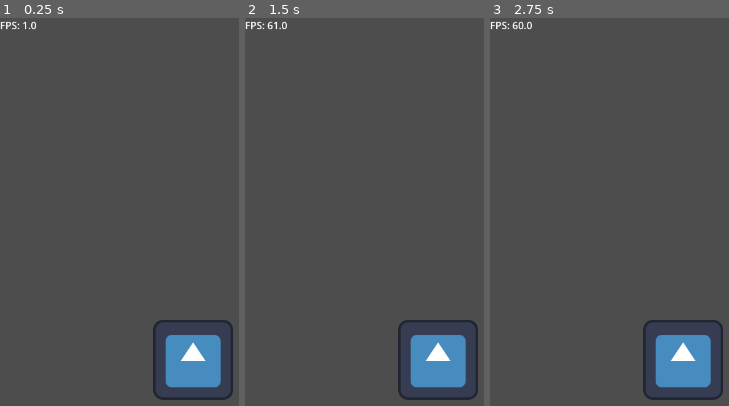
Above: before the commit, frames 1-3 (left to right).
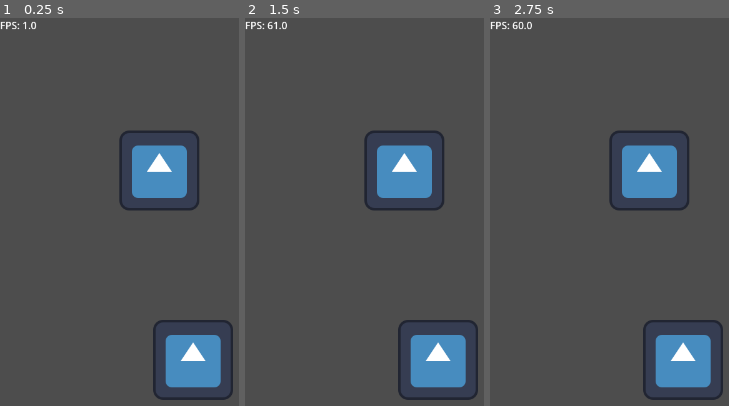
Above: after the commit, the same moments.

Repository: DragonBoyXVI/XVI-Fast-Fall
Game: Godot game, scene res://GameWindow/game_window.tscn
Two runs of this game, one before a commit and one after it. Both use one fixed random seed, a clock stepped at 60 frames per second and the inputs below. The engine's default icon, where the game draws it, is replaced by a stand-in: a white triangle on a blue panel in a dark square.
Inputs:
- Up to frame 1 (0.25 s): no input
- Up to frame 2 (1.5 s): tap Enter (Accept) at 0.5, 0.6, 1.25 s; hold D (Move Right) 0.53-1.28 s; hold S (Move Down) from 1.28 s (still down); tap Shift (Special) at 1.35 s
- Up to frame 3 (2.75 s): tap Enter (Accept) at 2, 2.1 s; release S (Move Down) at 2.03 s; hold D (Move Right) from 2.03 s (still down)

The runs differ from the first frame. In frame 1, 3.9% of the frame differs, in the area x 49-84%, y 29-50%; in frame 2, 3.9%; in frame 3, 3.9%.
Error after the commit: Parse Error: Identifier "XVIFuncs" not declared in the current scope. (res://Movement/MovementComponent.gd:52)

Commit message:
basic moving player:

Diff:
--- a/Movement/MovementComponent.gd
+++ b/Movement/MovementComponent.gd
@@ -58,13 +58,13 @@
 
 	var velocity_delta: float = delta;
 	const TURN_LIMIT: float = PI * 0.5;
-	if ( absf( target_velocity.angle_to( _current_velocity ) ) > TURN_LIMIT ):
+	if ( absf( target_velocity.angle_to( _current_velocity ) ) < TURN_LIMIT ):
 		velocity_delta *= acceleration;
 	else:
 		velocity_delta *= decerleration;
 
 	_current_velocity = _current_velocity.move_toward( target_velocity, velocity_delta );
-	target_node.translate( _current_velocity );
+	target_node.translate( _current_velocity * delta );
 
 
 func hard_stop() -> void:
--- a/Player/States/player_state_free.gd
+++ b/Player/States/player_state_free.gd
@@ -6,5 +6,7 @@
 @export var _movement: MovementComponent;
 
 
-func _physics_process( _delta: float ) -> void:
-	pass
+func _physics_process( delta: float ) -> void:
+
+	var input_dir: Vector2 = InputNames.Move.get_dir();
+	_movement.velocity_dir = input_dir;
--- a/Player/player.gd
+++ b/Player/player.gd
@@ -3,3 +3,7 @@
 
 
 const STATE_FREE := &"PlayerStateFree";
+
+
+func _physics_process( delta: float ) -> void:
+	position = position.clamp( Vector2.ZERO, Consts.SCREEN_SIZE );
--- a/Player/player.tscn
+++ b/Player/player.tscn
@@ -4,6 +4,7 @@
 [ext_resource type="Texture2D" uid="uid://b4lk8m31rrhj6" path="res://icon.svg" id="1_l8h54"]
 [ext_resource type="Script" uid="uid://da7mvybob7fwr" path="res://Movement/MovementComponent.gd" id="2_4ntmi"]
 [ext_resource type="Script" uid="uid://c1v720exdvjg1" path="res://DragonXVI-Godot/StateMachines/state_machine.gd" id="3_btcbx"]
+[ext_resource type="Script" uid="uid://bhxonk7oejdcf" path="res://Player/States/player_state_free.gd" id="5_k53q1"]
 
 [node name="Player" type="Node2D" unique_id=1428343973]
 script = ExtResource("1_gwnis")
@@ -16,6 +17,13 @@
 target_node = NodePath("..")
 metadata/_custom_type_script = "uid://da7mvybob7fwr"
 
-[node name="StateMachine" type="Node" parent="." unique_id=826368200]
+[node name="StateMachine" type="Node" parent="." unique_id=826368200 node_paths=PackedStringArray("_initial_state")]
 script = ExtResource("3_btcbx")
+_initial_state = NodePath("PlayerStateFree")
 metadata/_custom_type_script = "uid://c1v720exdvjg1"
+
+[node name="PlayerStateFree" type="Node" parent="StateMachine" unique_id=2014854988 node_paths=PackedStringArray("_movement", "_player")]
+script = ExtResource("5_k53q1")
+_movement = NodePath("../../MovementComponent")
+_player = NodePath("../..")
+metadata/_custom_type_script = "uid://bhxonk7oejdcf"
--- a/input_names.gd
+++ b/input_names.gd
@@ -13,7 +13,7 @@
 	const UP := &"Move Up";
 
 	static func get_dir() -> Vector2:
-		return Input.get_vector( UP, DOWN, LEFT, RIGHT );
+		return Input.get_vector(LEFT, RIGHT, UP, DOWN );
 
 
 const ACCEPT := &"Accept";
--- a/project.godot
+++ b/project.godot
@@ -87,6 +87,8 @@
 2d/run_on_separate_thread=true
 3d/run_on_separate_thread=true
 3d/physics_engine="Dummy"
+common/physics_interpolation=true
+common/enable_object_picking=false
 
 [rendering]
 
--- a/test.tscn
+++ b/test.tscn
@@ -1,9 +1,13 @@
 [gd_scene format=3 uid="uid://bjs0ghhu8init"]
 
 [ext_resource type="Texture2D" uid="uid://b4lk8m31rrhj6" path="res://icon.svg" id="1_37kl0"]
+[ext_resource type="PackedScene" uid="uid://bnqk4y0lynem4" path="res://Player/player.tscn" id="2_8uh7m"]
 
 [node name="test" type="Node2D" unique_id=736361735]
 
 [node name="Sprite2D" type="Sprite2D" parent="." unique_id=1985960816]
 position = Vector2(309, 547)
 texture = ExtResource("1_37kl0")
+
+[node name="Player" parent="." unique_id=1428343973 instance=ExtResource("2_8uh7m")]
+position = Vector2(255, 244)
